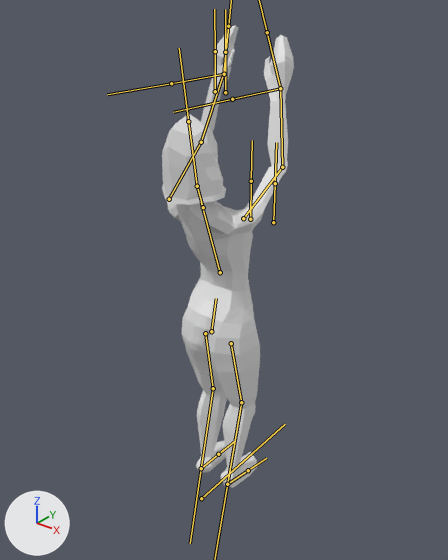
A saved change to the FBX model Assets/Models/CharFBX_Primitive/CharAnim_PrimFemGather.fbx.
Both versions are drawn from a 50 mm lens placed at (9.62, -11.82, 11.51), pointed at (-0.17, 0.42, 3.92). Lighting does not change. The marker at lower left points along +X, +Y and +Z. Both versions are drawn at frame 11 of the action 'Anim_PrimFem|PrimFemSitGather'; the numbers are the values there. The bones that bend it are drawn over the model as lines.

In view in the first picture: 'PrimFemGather'.
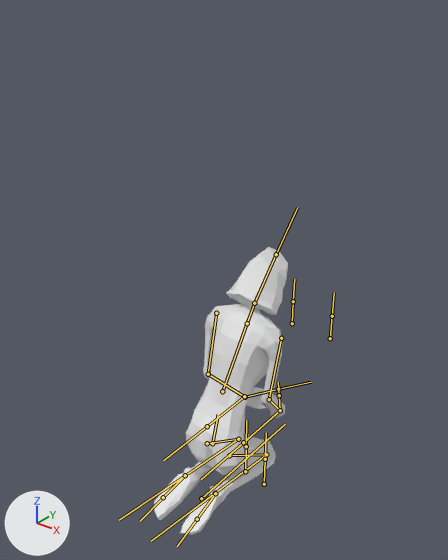
Where the change shows, as pixel boxes (x1, y1, x2, y2) in the pictures (448 x 560 px):
'PrimFemGather', posed (38% shorter)
    before: (162, 26, 294, 488)
    after: (154, 247, 288, 535)
bone 'Stomach', root to tip
    before: (211, 331) to (216, 298)
    after: (212, 443) to (218, 414)
bone 'Chest', root to tip
    before: (220, 272) to (201, 202)
    after: (222, 391) to (249, 317)
bone 'Shoulder.L', root to tip
    before: (169, 199) to (201, 142)
    after: (216, 313) to (208, 374)
bone 'Hand.L', root to tip
    before: (223, 74) to (228, 26)
    after: (245, 397) to (278, 389)
bone 'Shoulder.R', root to tip
    before: (243, 218) to (282, 167)
    after: (281, 338) to (269, 399)
bone 'Arm.R', root to tip
    before: (282, 167) to (280, 88)
    after: (269, 399) to (280, 410)
bone 'Hand.R', root to tip
    before: (280, 88) to (267, 32)
    after: (280, 410) to (279, 395)
bone 'Tight.L', root to tip
    before: (205, 333) to (213, 388)
    after: (207, 443) to (238, 439)
bone 'Leg.L', root to tip
    before: (213, 388) to (201, 468)
    after: (238, 439) to (185, 475)
bone 'Tight.R', root to tip
    before: (231, 343) to (241, 402)
    after: (229, 455) to (266, 454)
bone 'Leg.R', root to tip
    before: (241, 402) to (227, 484)
    after: (266, 454) to (215, 493)
bone 'IKFeet.L', root to tip
    before: (201, 468) to (200, 468)
    after: (185, 475) to (185, 475)
bone 'IKFeet.R', root to tip
    before: (227, 484) to (227, 484)
    after: (215, 493) to (216, 493)

What the commit changed:
Bone 'Stomach' (bone_stomach) moves from (-0.01, 0.31, 0.0) to (0.04, -1.88, -0.02).
Bone 'Stomach' (bone_stomach) turns from (0, 0, -13) to (0, 0, -16) degrees about its own x, y and z.
Bone 'Chest' (bone_chest) turns from (0, 1, 31) to (0, 0, -15) degrees about its own x, y and z.
Bone 'Shoulder.L' (bone_shoulder_l) turns from (21, -22, -107) to (-33, -16, -12) degrees about its own x, y and z.
Bone 'Hand.L' (bone_hand_l) turns from (5, 24, -19) to (-31, 8, -13) degrees about its own x, y and z.
Bone 'Shoulder.R' (bone_shoulder_r) turns from (14, 41, -90) to (35, 5, -7) degrees about its own x, y and z.
Bone 'Arm.R' (bone_arm_r) turns from (22, 7, -34) to (28, 11, -44) degrees about its own x, y and z.
Bone 'Hand.R' (bone_hand_r) turns from (-27, -52, 19) to (-3, -8, -18) degrees about its own x, y and z.
Bone 'Tight.L' (bone_tight_l) turns from (-21, 18, -6) to (-73, 6, -34) degrees about its own x, y and z.
Bone 'Leg.L' (bone_leg_l) turns from (-9, 2, 19) to (-18, 48, 141) degrees about its own x, y and z.
Bone 'Tight.R' (bone_tight_r) turns from (-26, 41, -16) to (-73, 7, -32) degrees about its own x, y and z.
Bone 'Leg.R' (bone_leg_r) turns from (-12, 2, 16) to (-36, 63, 124) degrees about its own x, y and z.
Bone 'IKFeet.L' (bone_ikfeet_l) moves from (-0.11, 0.25, 0.35) to (0.0, 0.55, 0.35).
Bone 'IKFeet.L' (bone_ikfeet_l) turns from (0, 0, 0) to (159, 0, 0) degrees about its own x, y and z.
Bone 'IKFeet.R' (bone_ikfeet_r) moves from (-0.03, 0.25, 0.35) to (0.0, 0.55, 0.35).
Bone 'IKFeet.R' (bone_ikfeet_r) turns from (0, 0, 0) to (159, 0, 0) degrees about its own x, y and z.
